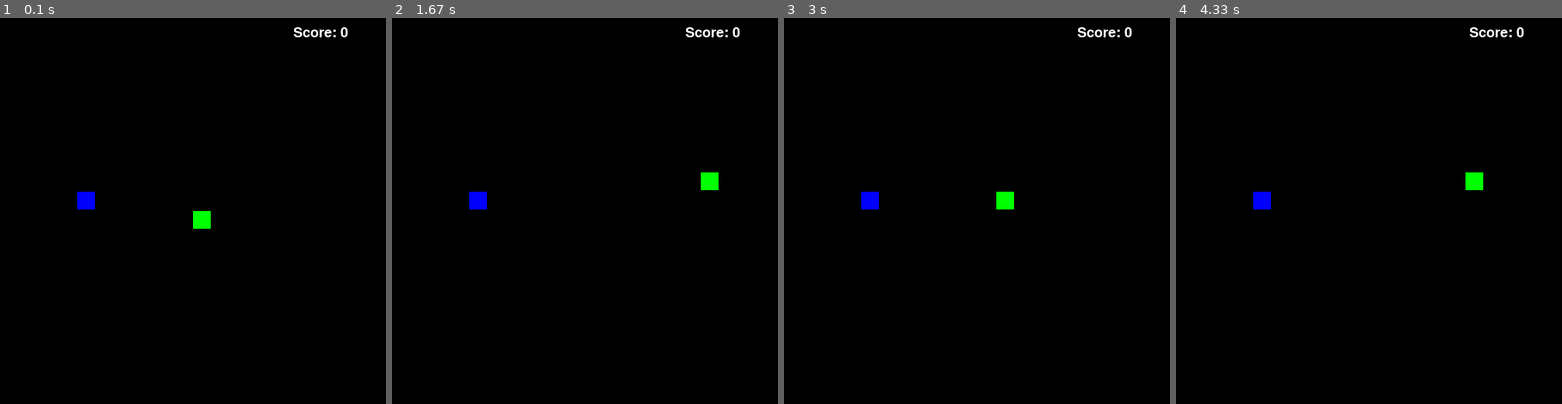
Above: before the commit, frames 1-4 (left to right).
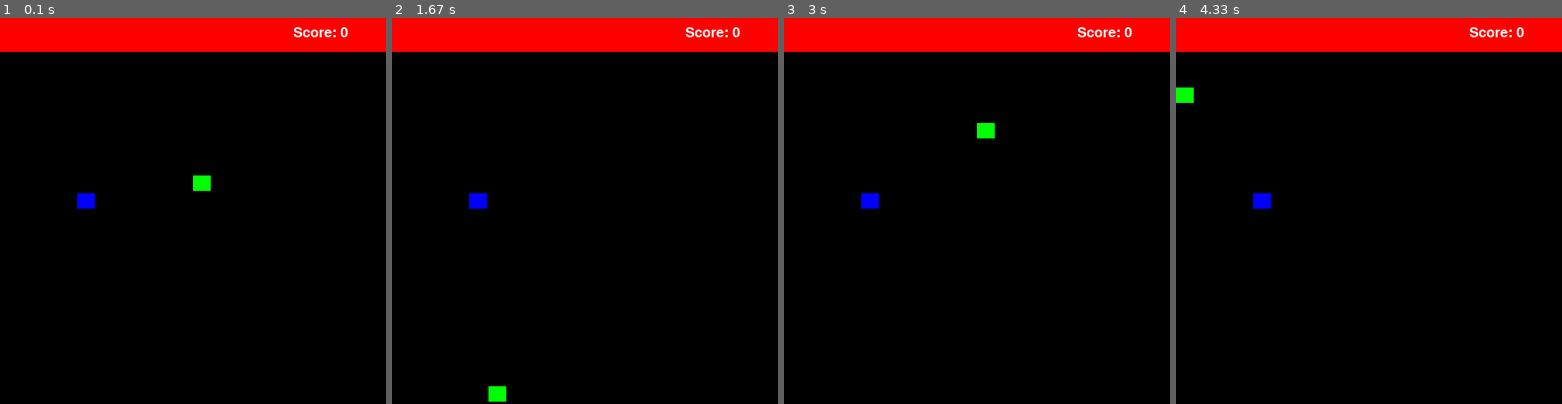
Above: after the commit, the same moments.

Repository: barld/SankePygame
Game: pygame game, started from les_11_1/main.py
Two runs of this game, one before a commit and one after it. Both use one fixed random seed, a clock stepped at 60 frames per second and the inputs below.
Inputs:
- Up to frame 1 (0.1 s): no input
- Up to frame 2 (1.67 s): hold Right 0.33-0.8 s; hold Up 0.83-1.13 s; hold Right 1.17-1.63 s
- Up to frame 3 (3 s): hold Left 1.67-2.2 s; hold Down 2.23-2.53 s; hold Left 2.57-2.97 s
- Up to frame 4 (4.33 s): hold Up 3-3.37 s; hold Right 3.4-4.03 s; hold Down from 4.07 s (still down)

The runs differ from the first frame. In frame 1, 9.1% of the frame differs, in the area x 0-100%, y 0-55%; in frame 2, 9.1%; in frame 3, 9.1%; in frame 4, 9.1%.

Commit message:
Update SnakeGame.py

Diff:
--- a/les_11_1/SnakeGame.py
+++ b/les_11_1/SnakeGame.py
@@ -52,13 +52,14 @@
 
 class Game:
     def __init__(self, colloms, rows, width, height):
-        self.snake = Snake(Vector2(10, 10))
+        self.snake = Snake(Vector2(colloms//2, rows//2))
         self.colloms = colloms
-        self.rows = rows
+        self.rows = rows + 2
         self.setfood()
         self.width = width
         self.height = height
-        self.speed = 0.2
+        self.reset = False
+        self.speed = 0.05
         self.score = 0
         self.cooldown = self.speed
 
@@ -66,9 +67,11 @@
         self.length = 1
 
     def draw(self, screen):
-        cSize = self.width // self.colloms
-        rSize = self.height // self.rows
-
+        cSize = self.width / self.colloms
+        rSize = self.height / self.rows
+        for collom in range(0,self.colloms):
+            for row in range(2):
+                pygame.draw.rect(screen, (255,0,0), [collom * cSize, row * rSize, cSize, rSize])
         self.snake.draw(screen, cSize, rSize)
         pygame.draw.rect(screen, (0, 0, 255), [self.food.x * cSize, self.food.y * rSize, cSize - 2, rSize - 2])
 
@@ -87,23 +90,21 @@
             self.direction = pygame.K_LEFT
 
         if self.cooldown < 0.0:
-
             if self.direction == pygame.K_UP:
                 newpos = Vector2(self.snake.pos.x, self.snake.pos.y - 1)
             elif self.direction == pygame.K_RIGHT:
                 newpos = Vector2(self.snake.pos.x + 1, self.snake.pos.y)
             elif self.direction == pygame.K_DOWN:
                 newpos = Vector2(self.snake.pos.x, self.snake.pos.y + 1)
-            else:
+            elif self.direction == pygame.K_LEFT:
                 newpos = Vector2(self.snake.pos.x - 1, self.snake.pos.y)
+
             self.snake = Snake(newpos, self.snake)
+            if self.isdead(self.snake):
+                self.reset = True
             self.snake = self.snake.take(self.length)
             self.teleport(self.snake)
             self.cooldown = self.speed
-
-            if self.isdead(self.snake):
-                print("you died")
-                exit()
 
             if self.snake.pos.is_same(self.food):
                 self.length += 1
@@ -112,10 +113,11 @@
                 self.setfood()
 
     def setfood(self):
-        self.food = Vector2(random.randint(0, self.rows - 1), random.randint(0, self.colloms - 1))
+        self.food = Vector2(random.randint(0, self.rows - 1), random.randint(2, self.colloms - 1))
 
     def isdead(self, snake):
-        # return (snake.pos.x == -1 or snake.pos.x == self.colloms) or (snake.pos.y == -1 or snake.pos.y == self.rows)
+        if(snake.pos.x < 0 or snake.pos.x > self.colloms-1) or (snake.pos.y < 2 or snake.pos.y > self.rows -1):
+            return True
         if snake.length() > 1:
             return snake.skip(1).exist(lambda x: x.is_same(snake.pos))
         return False
@@ -126,6 +128,6 @@
             if snake.pos.x == -1:
                 snake.pos.x = self.colloms -1
             if snake.pos.y == self.rows:
-                snake.pos.y = 0
-            if snake.pos.y == -1:
+                snake.pos.y = 2
+            if snake.pos.y == 1:
                 snake.pos.y = self.rows -1
